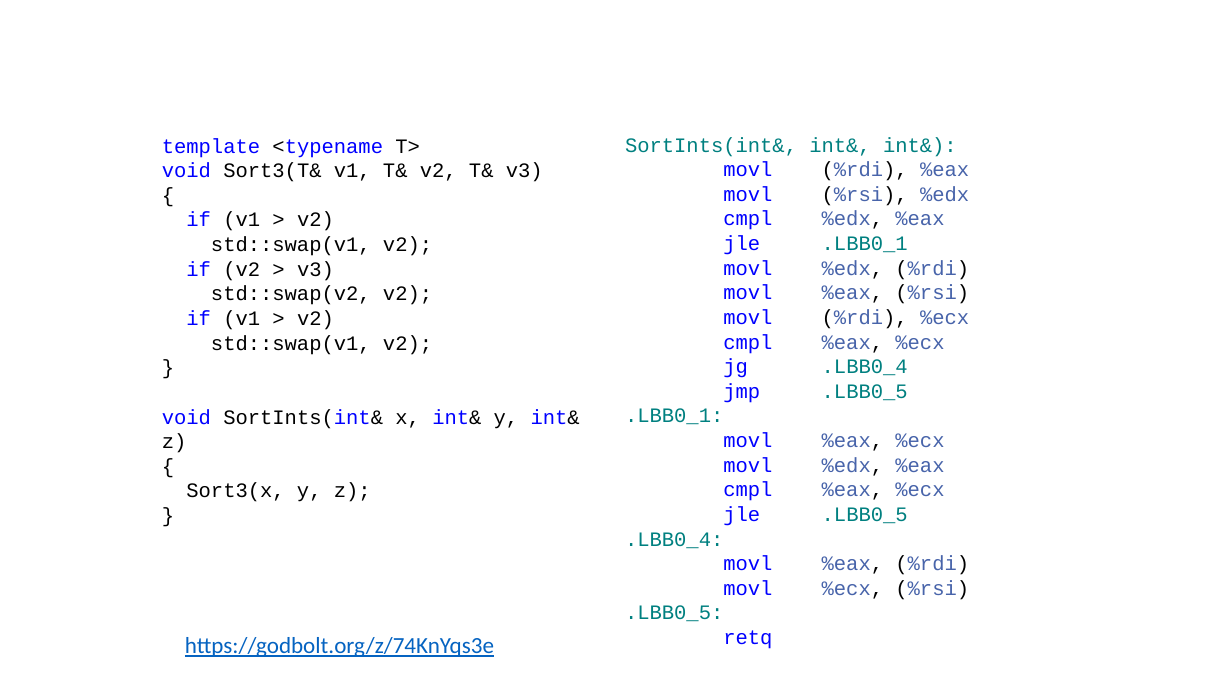
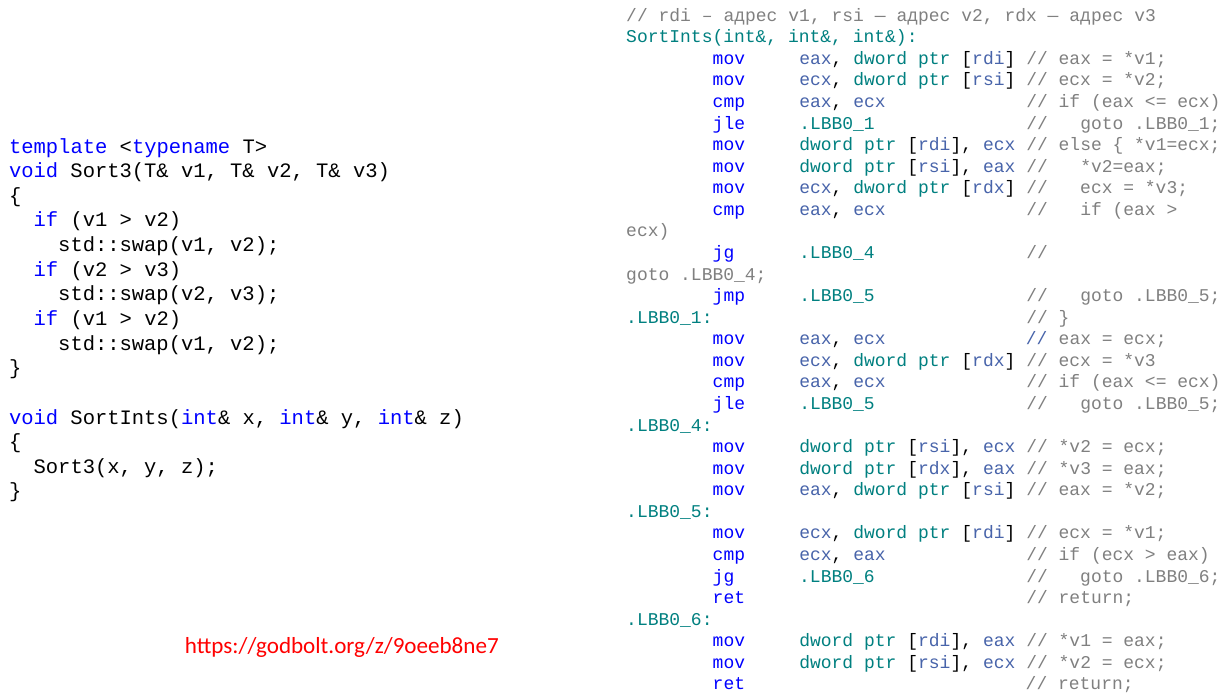
Before and after one commit to alexey-malov/oop, a slide deck: slide 15 of lectures/06/Обобщенное программирование, шаблоны.pptx (slide 14 before the commit). Drawn at 1232x693 pixels with LibreOffice and Linux fonts; fonts in the diff are those of the drawing. Boxes give left, top, right and bottom in pixels: in the first picture for what was removed or moved away, otherwise in the second. Text is boxed around its words. In the diff, an @@ line names an element or a change of style, - is before the commit and + after.

```diff
--- a/lectures/06/Обобщенное программирование, шаблоны.pptx
+++ b/lectures/06/Обобщенное программирование, шаблоны.pptx
@@ text "// rdi – адрес v1, ...": place and size @@
-text "// rdi – адрес v1, ..." at (625,137,969,649)
+text "// rdi – адрес v1, ..." at (626,8,1220,692)
@@ text at (659,8,1156,25): paragraph added @@
+// rdi – адрес v1, rsi — адрес v2, rdx — адрес v3
@@ text at (626,51,1220,413): text changed; size 16 to 14 pt; text colour #4864AA to #808080 @@
-movl (%rdi), %eax
-movl (%rsi), %edx
-cmpl %edx, %eax
-jle .LBB0_1
-movl %edx, (%rdi)
-movl %eax, (%rsi)
-movl (%rdi), %ecx
-cmpl %eax, %ecx
-jg .LBB0_4
-jmp .LBB0_5
-.LBB0_1:
-movl %eax, %ecx
-movl %edx, %eax
-cmpl %eax, %ecx
-jle .LBB0_5
+mov eax, dword ptr [rdi] // eax = *v1;
+mov ecx, dword ptr [rsi] // ecx = *v2;
+cmp eax, ecx // if (eax <= ecx)
+jle .LBB0_1 // goto .LBB0_1;
+mov dword ptr [rdi], ecx // else { *v1=ecx;
+mov dword ptr [rsi], eax // *v2=eax;
+mov ecx, dword ptr [rdx] // ecx = *v3;
+cmp eax, ecx // if (eax > ecx)
+jg .LBB0_4 // goto .LBB0_4;
+jmp .LBB0_5 // goto .LBB0_5;
+.LBB0_1: // }
+mov eax, ecx // eax = ecx;
+mov ecx, dword ptr [rdx] // ecx = *v3
+cmp eax, ecx // if (eax <= ecx)
+jle .LBB0_5 // goto .LBB0_5;
@@ text at (626,30,918,519): size 16 to 14 pt in "SortInts(int&, int&, int&):", ".LBB0_4:", ".LBB0_5:" @@
@@ text "template <typename T>": place and size @@
-text "template <typename T>" at (162,138,580,502)
+text "template <typename T>" at (9,138,464,478)
@@ text at (58,286,279,305): text changed @@
-std::swap(v2, v2);
+std::swap(v2, v3);
@@ text at (713,440,1166,499): text changed; size 16 to 14 pt; text colour #4864AA to #808080 @@
-movl %eax, (%rdi)
-movl %ecx, (%rsi)
+mov dword ptr [rsi], ecx // *v2 = ecx;
+mov dword ptr [rdx], eax // *v3 = eax;
+mov eax, dword ptr [rsi] // eax = *v2;
@@ text at (626,526,1220,692): text changed; size 16 to 14 pt; text colour #0000FF to #808080 @@
-retq
+mov ecx, dword ptr [rdi] // ecx = *v1;
+cmp ecx, eax // if (ecx > eax)
+jg .LBB0_6 // goto .LBB0_6;
+ret // return;
+.LBB0_6:
+mov dword ptr [rdi], eax // *v1 = eax;
+mov dword ptr [rsi], ecx // *v2 = ecx;
+ret // return;
@@ text at (185,637,499,657): text changed; text colour #0563C1 to #FF0000 @@
-https://godbolt.org/z/74KnYqs3e
+https://godbolt.org/z/9oeeb8ne7
```
Also in this commit, not shown: 15 other slides changed, 5 slides added, 4 slides removed, 6 other files.
